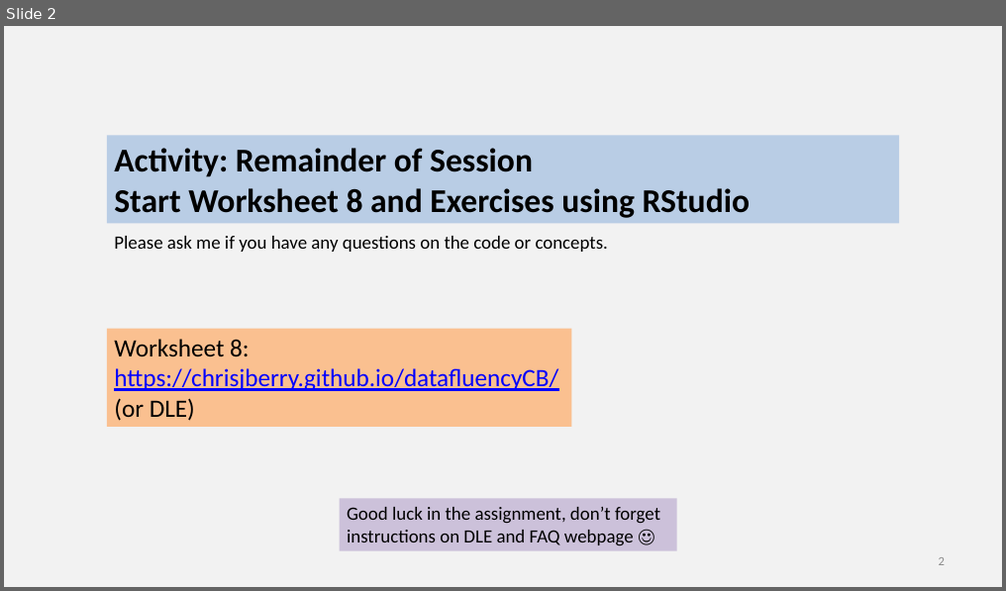
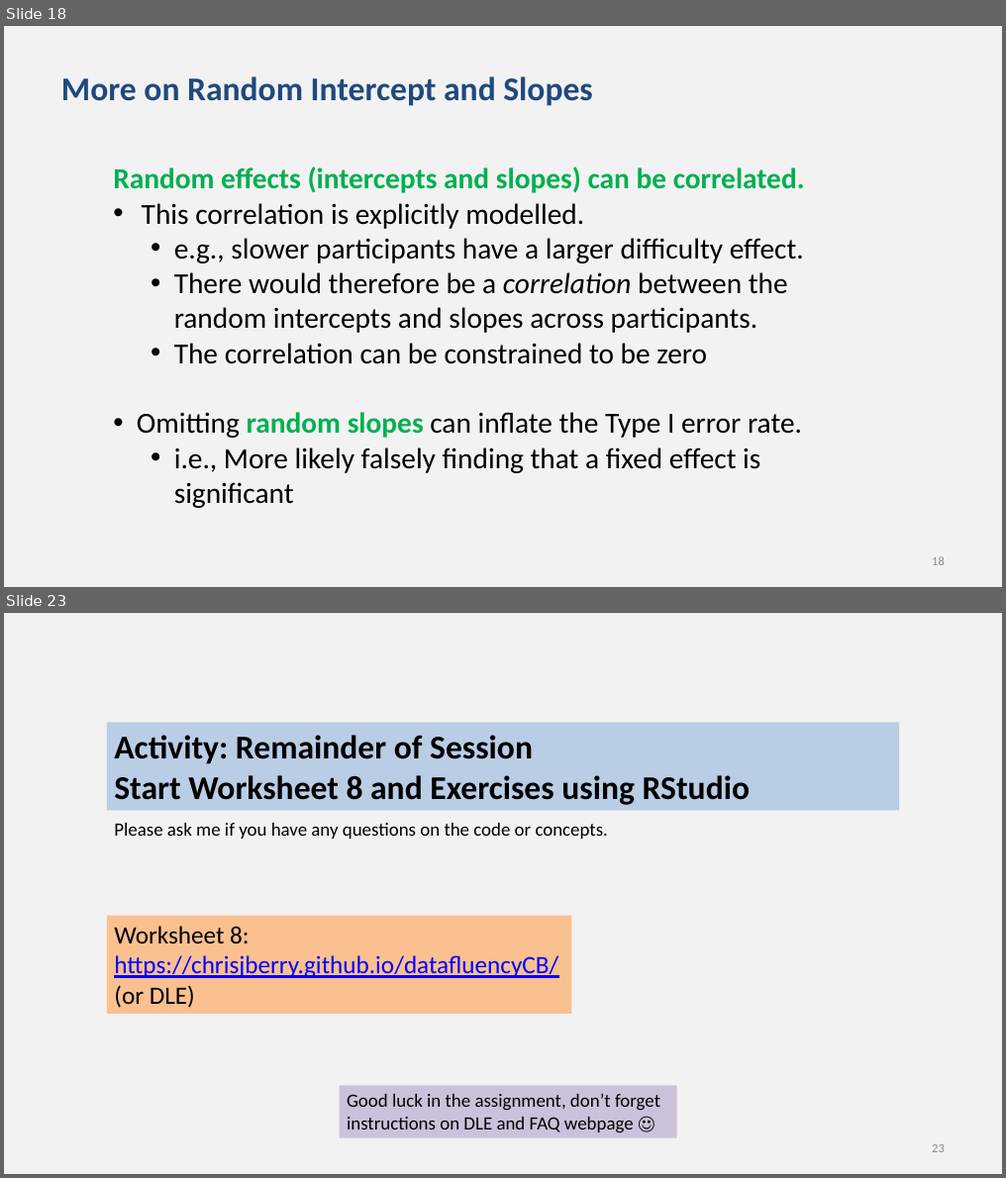
Before and after one commit to chrisjberry/datafluencyCB, a slide deck: docs/slides/PSYC761_L8_MixedModels.pptx. Shown one above the other, each under a label of ours: slide 2 before the commit, slides 18 and 23 after it; the slides between them are not shown. The pictures are 1006x591 and 1006x1178 pixels, drawn with LibreOffice and Linux fonts; fonts in the diff are those of the drawing. Boxes give left, top, right and bottom in pixels: in the first picture for what was removed or moved away, otherwise in the second. Text is boxed around its words. In the diff, an @@ line names an element or a change of style, - is before the commit and + after.

```diff
--- a/docs/slides/PSYC761_L8_MixedModels.pptx
+++ b/docs/slides/PSYC761_L8_MixedModels.pptx
@@ slide 18 added at bbox=[4, 26, 1002, 587], background #F2F2F2 @@
@@ title added at bbox=[61, 76, 592, 106], 32 pt, text #1F497D, bold @@
+More on Random Intercept and Slopes
@@ text added at bbox=[113, 167, 805, 508], 28 pt, text #000000 @@
+Random effects (intercepts and slopes) can be correlated.
+• This correlation is explicitly modelled.
+  • e.g., slower participants have a larger difficulty effect.
+  • There would therefore be a correlation between the random intercepts and slopes across participants.
+  • The correlation can be constrained to be zero
+• Omitting random slopes can inflate the Type I error rate.
+  • i.e., More likely falsely finding that a fixed effect is significant
@@ page number added at bbox=[932, 557, 944, 566], 12 pt, text #8C8C8C @@
+18
@@ what was slide 2 is now slide 23 @@
@@ page number at bbox=[932, 1145, 944, 1153]: text changed @@
-2
+23
```
Also in this commit, not shown: 20 other slides added.
